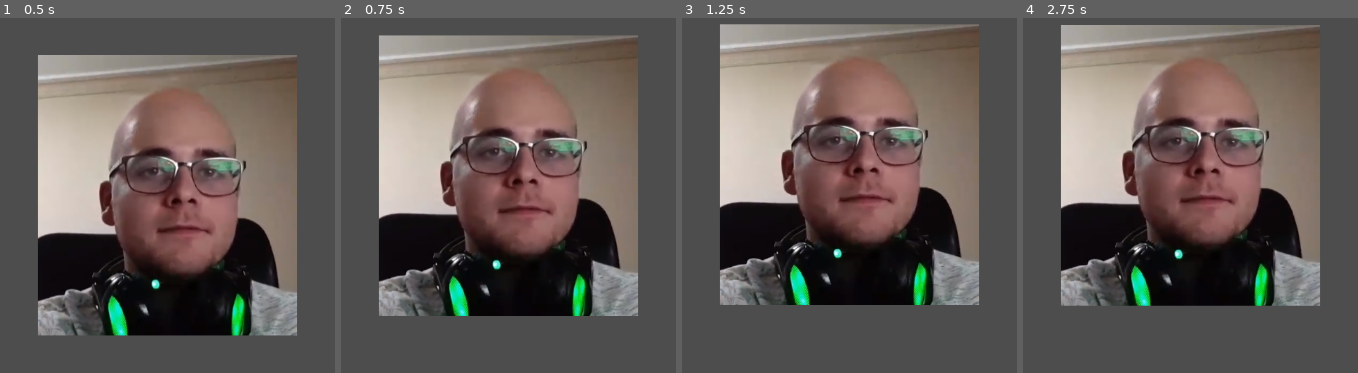
Above: before the commit, frames 1-4 (left to right).
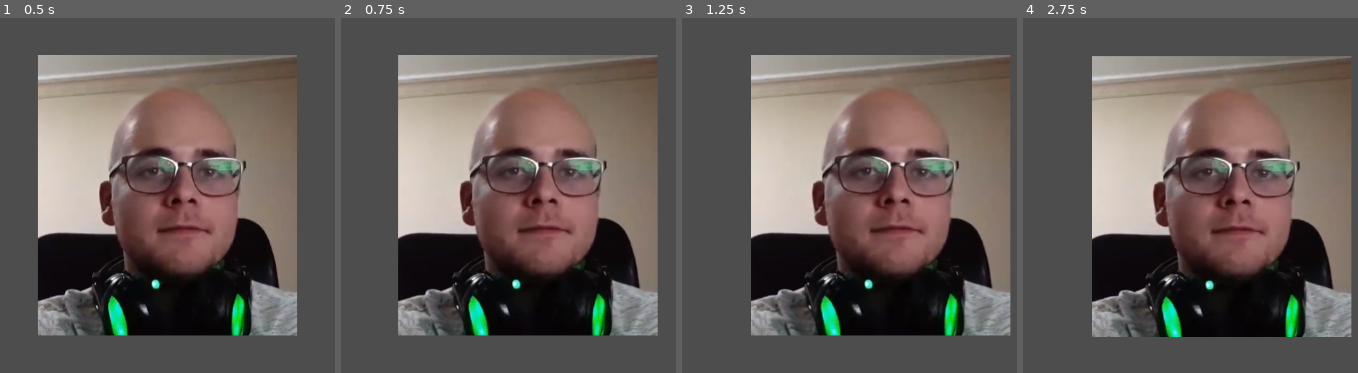
Above: after the commit, the same moments.

Repository: RubenArCol/proyecto_rpg_2024_25
Game: Godot game, scene res://recursos_proyecto_godot/player/jugador.tscn
Two runs of this game, one before a commit and one after it. Both use one fixed random seed, a clock stepped at 60 frames per second and the inputs below.
Inputs:
- Up to frame 1 (0.5 s): no input
- Up to frame 2 (0.75 s): tap Enter at 0.5 s; hold Right (right) from 0.53 s (still down)
- Up to frame 3 (1.25 s): keep holding Right (right)
- Up to frame 4 (2.75 s): release Right (right) at 1.28 s; hold S (down) 1.28-2.03 s; hold Right (right) from 2.03 s (still down)

Frame 1 is identical in both runs. In frame 2, 40% of the frame differs, in the area x 11-95%, y 4-90%; in frame 3, 51%, in the area x 11-99%, y 1-90%; in frame 4, 51%.

Commit message:
ajusto cámara y movimiento

Diff:
--- a/ffiii/project.godot
+++ b/ffiii/project.godot
@@ -23,16 +23,16 @@
 , Object(InputEventKey,"resource_local_to_scene":false,"resource_name":"","device":-1,"window_id":0,"alt_pressed":false …(182 unchanged characters)…
 ]
 }
+right={
+"deadzone": 0.5,
+"events": [Object(InputEventKey,"resource_local_to_scene":false,"resource_name":"","device":-1,"window_id":0,"alt_pressed":false,"shift_pressed":false,"ctrl_pressed":false,"meta_pressed":false,"pressed":false,"keycode":0,"physical_keycode":4194321,"key_label":0,"unicode":0,"location":0,"echo":false,"script":null)
+, Object(InputEventKey,"resource_local_to_scene":false,"resource_name":"","device":-1,"window_id":0,"alt_pressed":false,"shift_pressed":false,"ctrl_pressed":false,"meta_pressed":false,"pressed":false,"keycode":0,"physical_keycode":68,"key_label":0,"unicode":100,"location":0,"echo":false,"script":null)
+]
+}
 up={
 "deadzone": 0.5,
 "events": [Object(InputEventKey,"resource_local_to_scene":false,"resource_name":"","device":-1,"window_id":0,"alt_press …(195 unchanged characters)…
 , Object(InputEventKey,"resource_local_to_scene":false,"resource_name":"","device":-1,"window_id":0,"alt_pressed":false …(183 unchanged characters)…
-]
-}
-right={
-"deadzone": 0.5,
-"events": [Object(InputEventKey,"resource_local_to_scene":false,"resource_name":"","device":-1,"window_id":0,"alt_pressed":false,"shift_pressed":false,"ctrl_pressed":false,"meta_pressed":false,"pressed":false,"keycode":0,"physical_keycode":4194321,"key_label":0,"unicode":0,"location":0,"echo":false,"script":null)
-, Object(InputEventKey,"resource_local_to_scene":false,"resource_name":"","device":-1,"window_id":0,"alt_pressed":false,"shift_pressed":false,"ctrl_pressed":false,"meta_pressed":false,"pressed":false,"keycode":0,"physical_keycode":68,"key_label":0,"unicode":100,"location":0,"echo":false,"script":null)
 ]
 }
 down={
--- a/ffiii/recursos_proyecto_godot/player/character_body_2d.gd
+++ b/ffiii/recursos_proyecto_godot/player/character_body_2d.gd
@@ -4,7 +4,7 @@
 var velocidad:int = 250
 
 func _process(_delta):
-	direccion = Input.get_vector("left", "up", "right", "down")
+	direccion = Input.get_vector("left", "right", "up", "down")
 
 
 func _physics_process(_delta):
